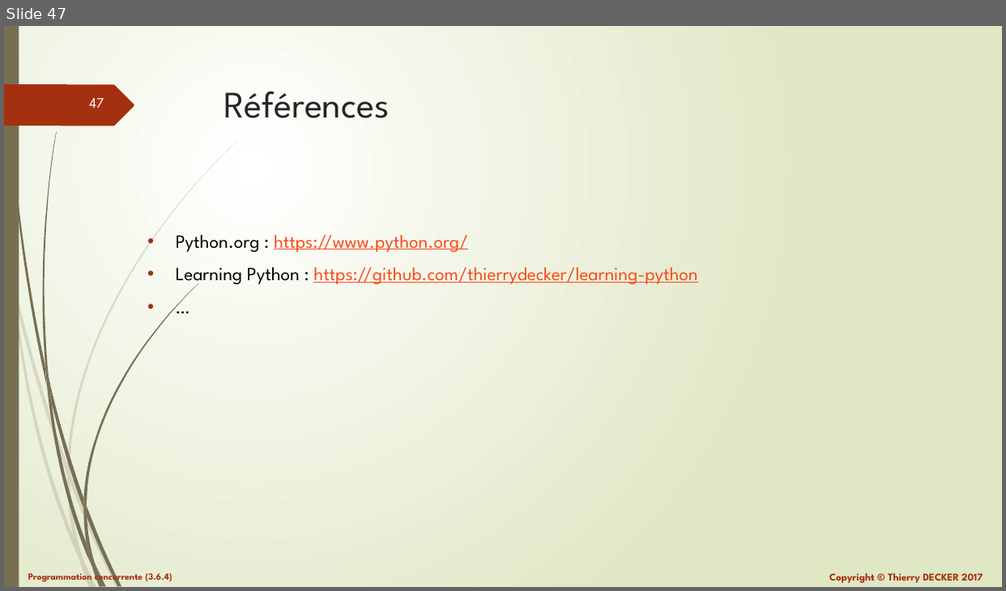
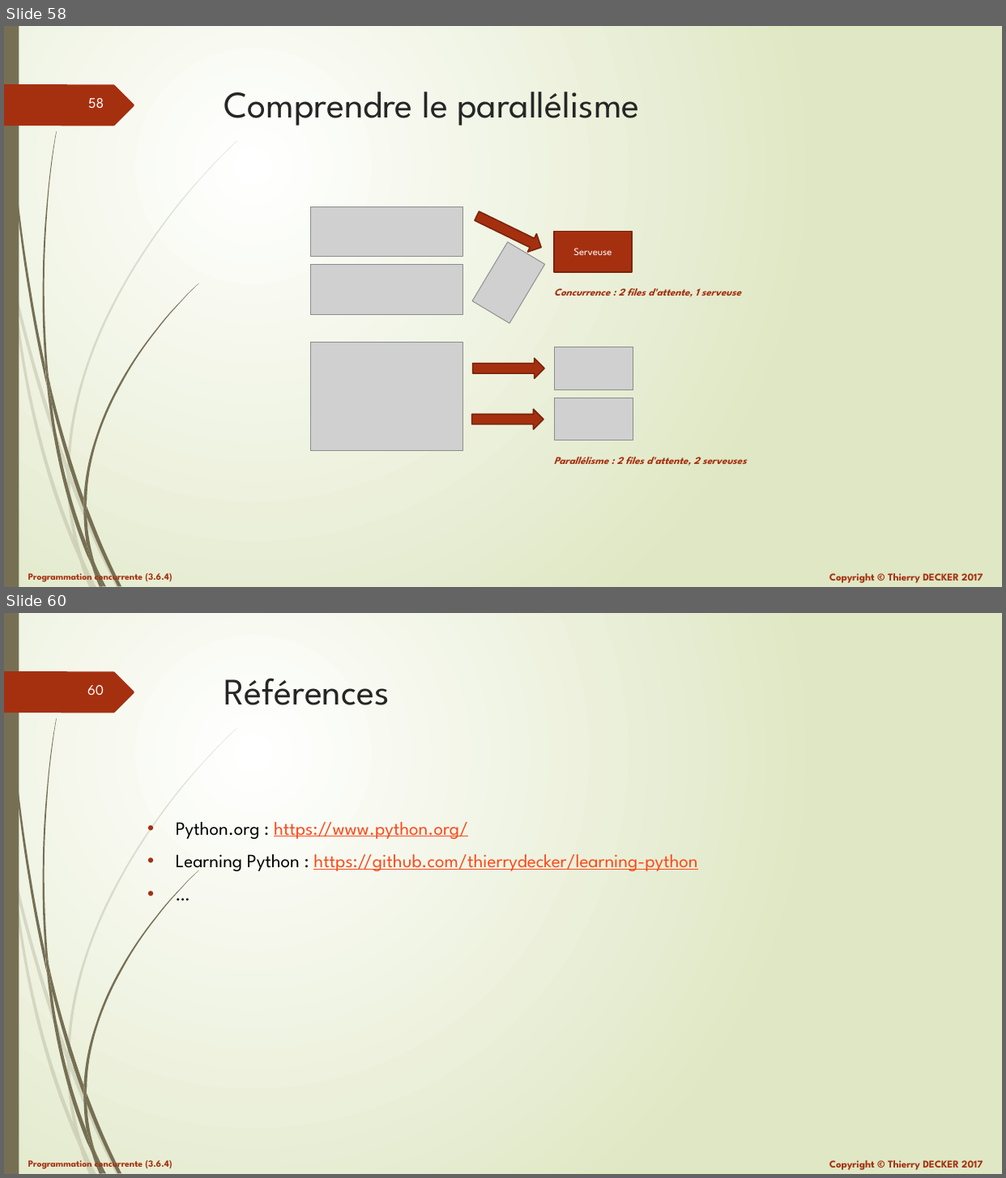
Before and after one commit to VikmanTheRacoon/learning-python, a slide deck: documentations/python-103.pptx. Shown one above the other, each under a label of ours: slide 47 before the commit, slides 58 and 60 after it; the slides between them are not shown. The pictures are 1006x591 and 1006x1178 pixels, drawn with LibreOffice and Linux fonts; fonts in the diff are those of the drawing; grey boxes stand for pictures. Boxes give left, top, right and bottom in pixels: in the first picture for what was removed or moved away, otherwise in the second. Text is boxed around its words. In the diff, an @@ line names an element or a change of style, - is before the commit and + after.

```diff
--- a/documentations/python-103.pptx
+++ b/documentations/python-103.pptx
@@ slide 58 added at box(4, 26, 1002, 587), background gradient #FFFFFF to #DFE8C4; not listed: 27 template elements that a slide beside it also shows @@
@@ title added at box(224, 92, 639, 126), 36 pt, text #262626 @@
+Comprendre le parallélisme
@@ text added at box(554, 288, 741, 297), 10 pt, text #A53010, bold, italic @@
+Concurrence : 2 files d'attente, 1 serveuse
@@ group added at box(310, 207, 633, 451): 6 pictures, 3 down arrows, 1 rectangle @@
+Serveuse
@@ text added at box(554, 457, 747, 466), 10 pt, text #A53010, bold, italic @@
+Parallélisme : 2 files d'attente, 2 serveuses
@@ what was slide 47 is now slide 60 @@
@@ page number at box(87, 685, 104, 695): text changed @@
-47
+60
```
Also in this commit, not shown: 1 slide changed, 12 other slides added, 1 other file.
